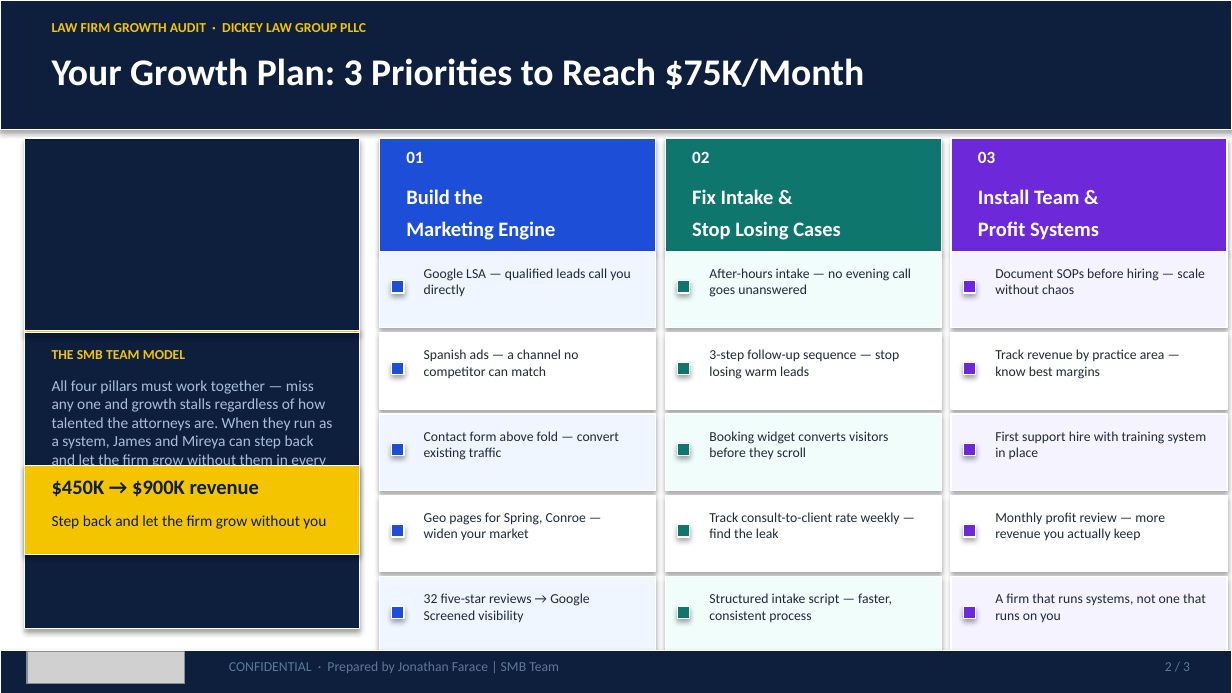
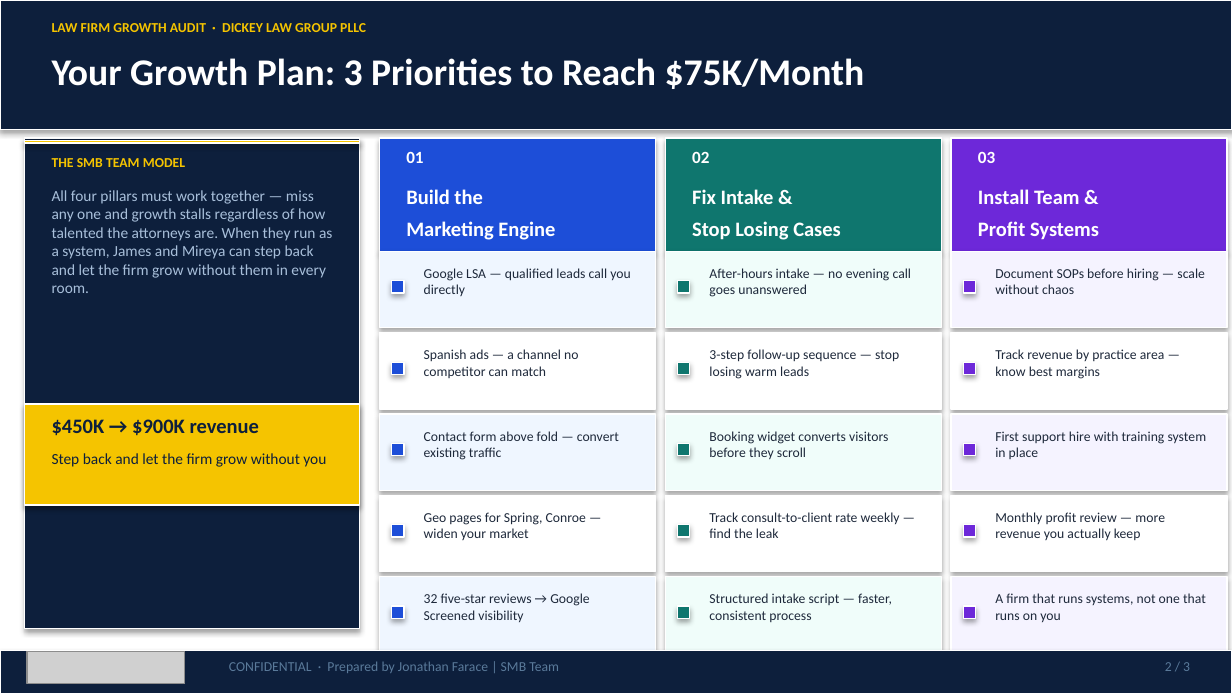
Before and after one commit to SMB-Team-Technology/workwith-smbteam, a slide deck: slide 2 of dickey-law-group/Dickey_Law_Group_May_18_2026_Proposal.pptx. Drawn at 1232x693 pixels with LibreOffice and Linux fonts; fonts in the diff are those of the drawing; grey boxes stand for pictures. Boxes give left, top, right and bottom in pixels: in the first picture for what was removed or moved away, otherwise in the second. Text is boxed around its words. In the diff, an @@ line names an element or a change of style, - is before the commit and + after.

```diff
--- a/dickey-law-group/Dickey_Law_Group_May_18_2026_Proposal.pptx
+++ b/dickey-law-group/Dickey_Law_Group_May_18_2026_Proposal.pptx
@@ rectangle: place and size @@
-rectangle at bbox=[25, 330, 360, 333]
+rectangle at bbox=[25, 140, 360, 143]
@@ text "THE SMB TEAM MODEL": place and size @@
-text "THE SMB TEAM MODEL" at bbox=[52, 350, 185, 359]
+text "THE SMB TEAM MODEL" at bbox=[52, 158, 185, 167]
@@ text "All four pillars must work ..." rewrapped from bbox=[52, 380, 332, 470] to bbox=[52, 190, 332, 293] @@
@@ rectangle: place and size @@
-rectangle at bbox=[25, 466, 360, 554]
+rectangle at bbox=[25, 404, 360, 505]
@@ text "$450K → $900K revenue": place and size @@
-text "$450K → $900K revenue" at bbox=[52, 480, 259, 497]
+text "$450K → $900K revenue" at bbox=[52, 419, 259, 436]
@@ text "Step back and let the ...": place and size @@
-text "Step back and let the ..." at bbox=[52, 515, 326, 529]
+text "Step back and let the ..." at bbox=[52, 453, 326, 467]
```
Also in this commit, not shown: 1 other slide changed, 3 other files.
